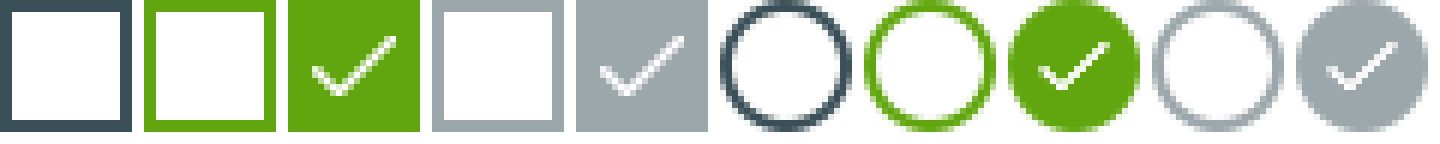
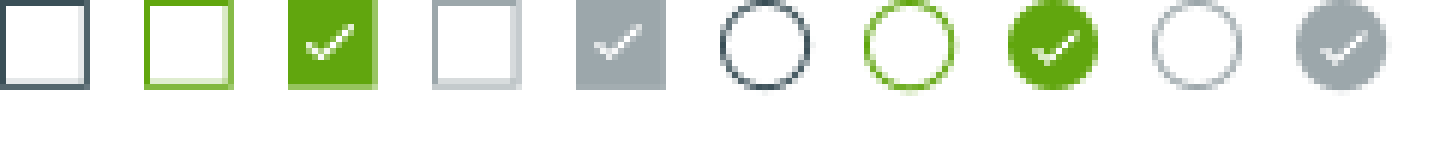
Before/after of a 1440×144 layered artwork. What changed in the layer stack:
painted on "Layer 5 copy" over [1320, 30, 1398, 90]
painted on "Ellipse 1 copy 4" over [1296, 0, 1428, 132]
painted on "Ellipse 1 copy 3" over [1152, 0, 1284, 132]
painted on "Layer 5" over [1032, 30, 1110, 90]
painted on "Ellipse 1 copy 2" over [1008, 0, 1140, 132]
painted on "Ellipse 1 copy" over [864, 0, 996, 132]
painted on "Ellipse 1" over [720, 0, 852, 132]
painted on "Layer 4 copy" over [594, 24, 684, 96]
removed layer "Layer 3 copy 4" (was 50%) from group "checked disabled" over [576, 0, 708, 132]
added layer "Rectangle 1" (1st of 5, in "checked disabled") (50%) in group "checked disabled" over [576, 0, 666, 90]
removed layer "Layer 3 copy 3" (was 50%) from group "unchecked disabled" over [432, 0, 564, 132]
added layer "Rectangle 1" (2nd of 5, in "unchecked disabled") (50%) in group "unchecked disabled" over [432, 0, 522, 90]
painted on "Layer 4" over [306, 24, 396, 96]
removed layer "Layer 3 copy 2" from group "checked" over [288, 0, 420, 132]
added layer "Rectangle 1" (3rd of 5, in "checked") in group "checked" over [288, 0, 378, 90]
removed layer "Layer 3 copy" from group "unchecked hover" over [144, 0, 276, 132]
added layer "Rectangle 1" (4th of 5, in "unchecked hover") in group "unchecked hover" over [144, 0, 234, 90]
removed layer "Layer 3" from group "unchecked" over [0, 0, 132, 132]
added layer "Rectangle 1" (5th of 5, in "unchecked") in group "unchecked" over [0, 0, 90, 90]
